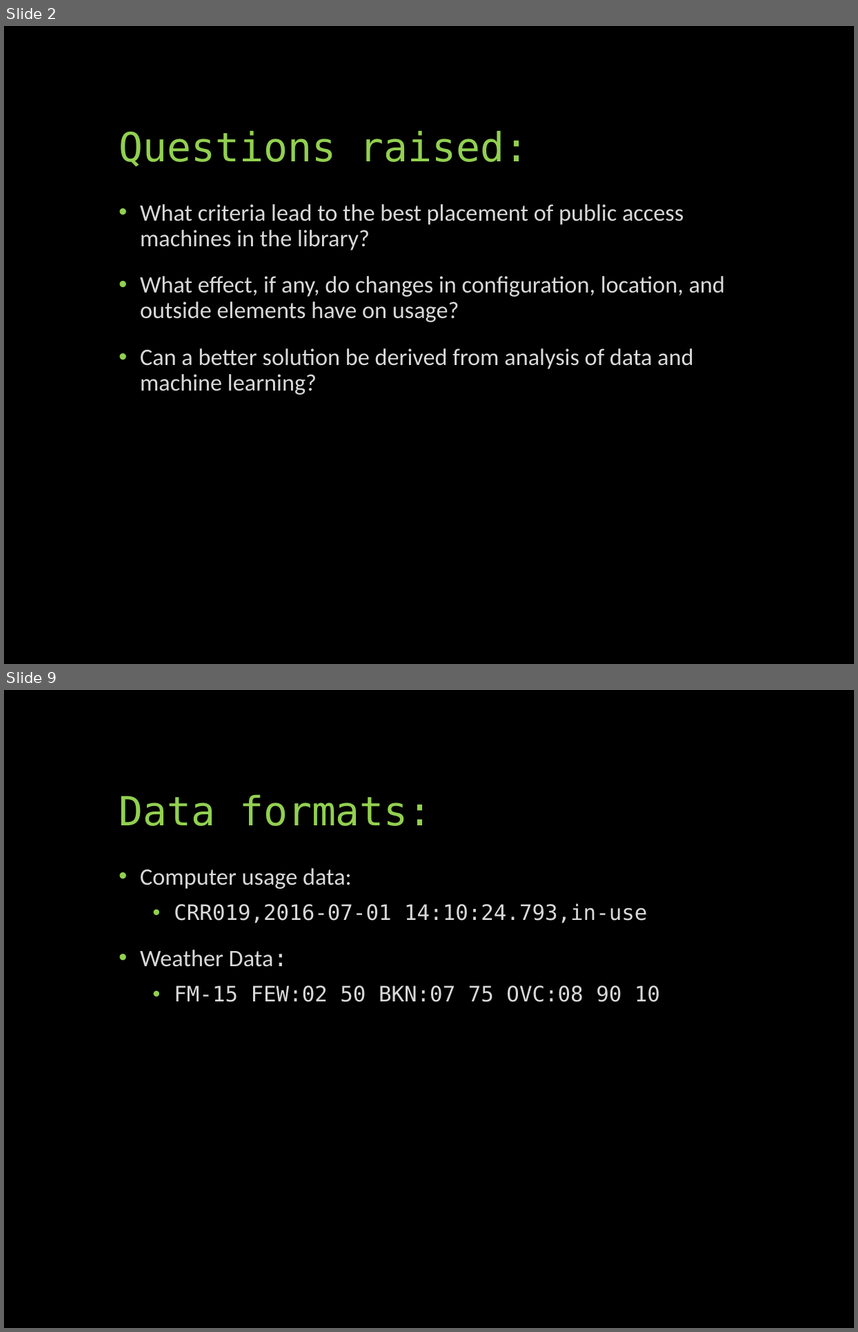
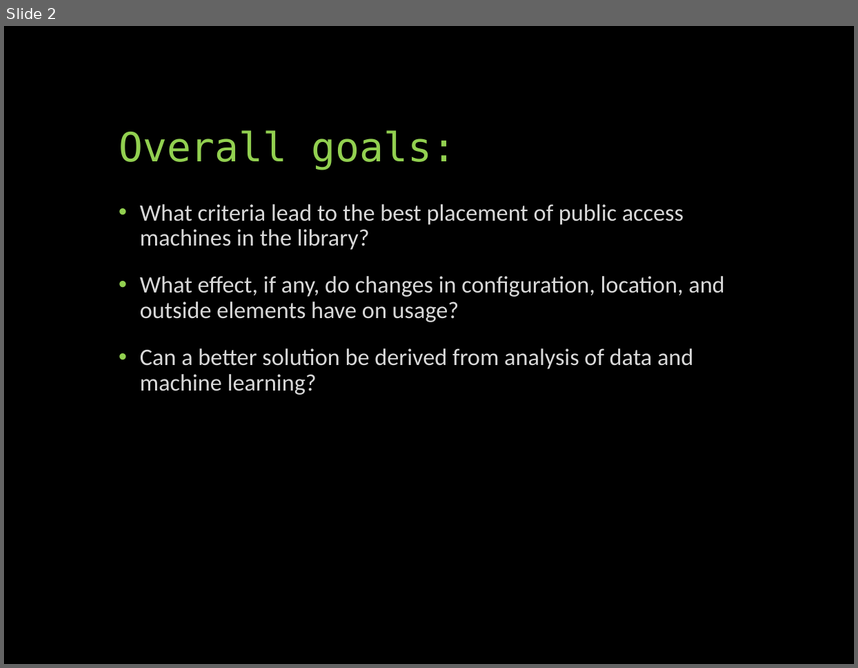
Before and after one commit to UNCG-CSE/Library-Computer-Usage-Analysis, a slide deck: docs/Computers in the Libraries.pptx. Shown one above the other, each under a label of ours: slides 2 and 9 before the commit, slide 2 after it; the slides between them are not shown. The pictures are 858x1332 and 858x668 pixels, drawn with LibreOffice and Linux fonts; fonts in the diff are those of the drawing. Boxes give left, top, right and bottom in pixels: in the first picture for what was removed or moved away, otherwise in the second. Text is boxed around its words. In the diff, an @@ line names an element or a change of style, - is before the commit and + after.

```diff
--- a/docs/Computers in the Libraries.pptx
+++ b/docs/Computers in the Libraries.pptx
@@ slide 9 removed at (4,690,854,1328), background #000000 @@
@@ title removed at (119,795,432,826) @@
-Data formats:
@@ text removed at (140,868,660,1002) @@
-• Computer usage data:
-  • CRR019,2016-07-01 14:10:24.793,in-use
-• Weather Data:
-  • FM-15 FEW:02 50 BKN:07 75 OVC:08 90 10
@@ slide 2 changed as well @@
@@ text at (119,130,457,170): text changed @@
-Questions raised:
+Overall goals:
```
Also in this commit, not shown: 1 other slide changed, 9 slides added, 6 other slides removed, 1 other file.
